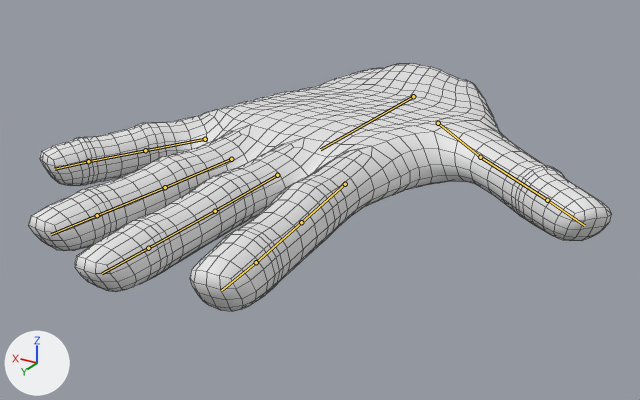
The Blender file blender and hand stuff/vrhand.blend: old version first, new version second.
Before and after are seen from a camera (50 mm lens) standing at (-1.83, 3.15, 1.41) and looking at (0.02, 0.06, -0.13). The lights are fixed; the arrows at lower left show +X, +Y and +Z. Both versions are drawn at the pose saved in each file; the numbers are the values there. The bones that bend it are drawn over the model as lines. Mesh edges are drawn as thin lines.

In view in the first picture: 'Hand'.
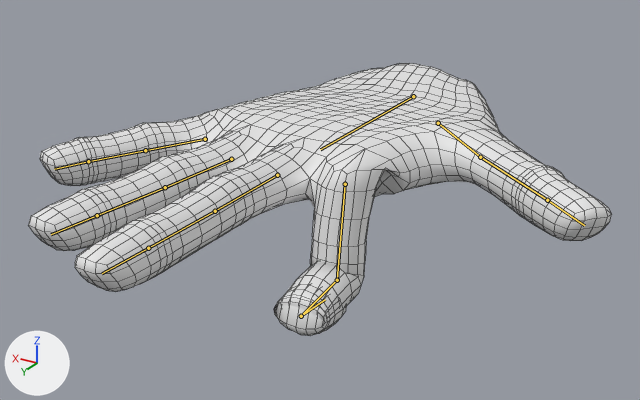
Boxes [x1, y1, x2, y2] around the edits, measured in the pictures (640 x 400 px):
'Hand', posed (10% taller): before [28, 63, 611, 311]; after [28, 63, 611, 336]
bone 'indexProximal', root to tip: before (345, 184) to (301, 222); after (345, 184) to (337, 280)
bone 'indexMiddle', root to tip: before (301, 222) to (256, 262); after (337, 280) to (301, 316)
bone 'indexDistal', root to tip: before (256, 262) to (221, 290); after (301, 316) to (325, 299)

The change in detail:
Bone 'indexProximal' (bone_indexproximal) turns from (0, 0, 0) to (-80, 0, 0) degrees about its own x, y and z.
Bone 'indexMiddle' (bone_indexmiddle) turns from (0, 0, 0) to (83, 0, 0) degrees about its own x, y and z.
Bone 'indexDistal' (bone_indexdistal) turns from (0, 0, 0) to (-173, 0, 0) degrees about its own x, y and z.
